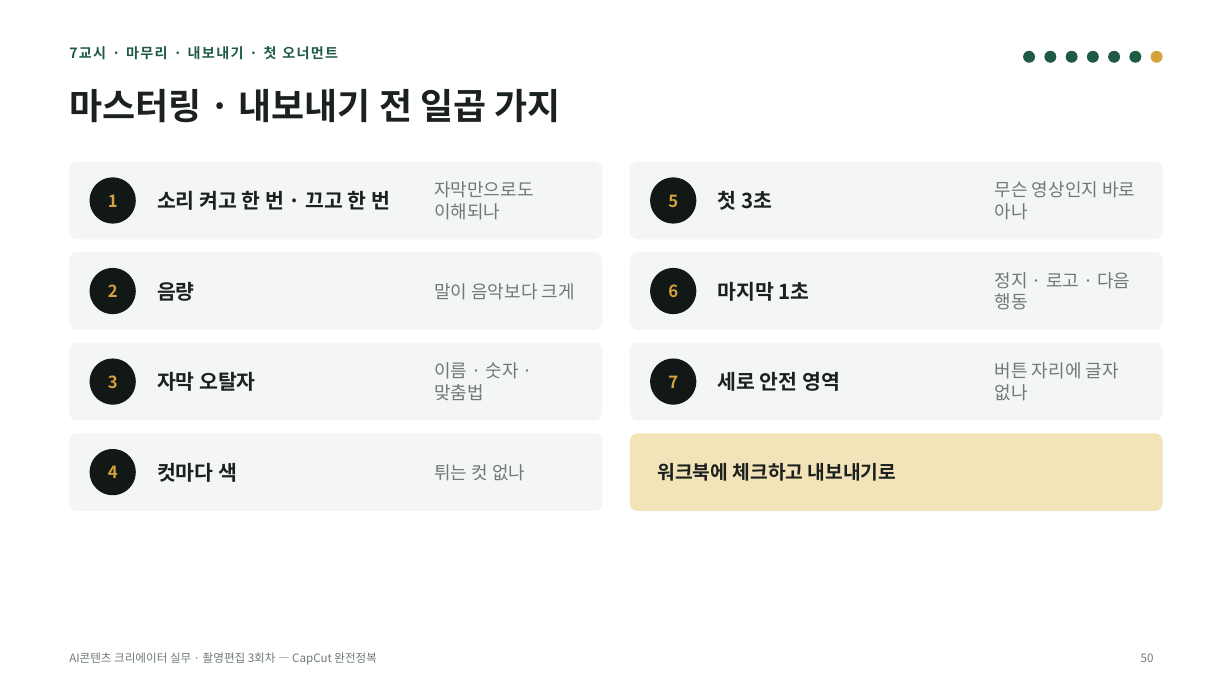
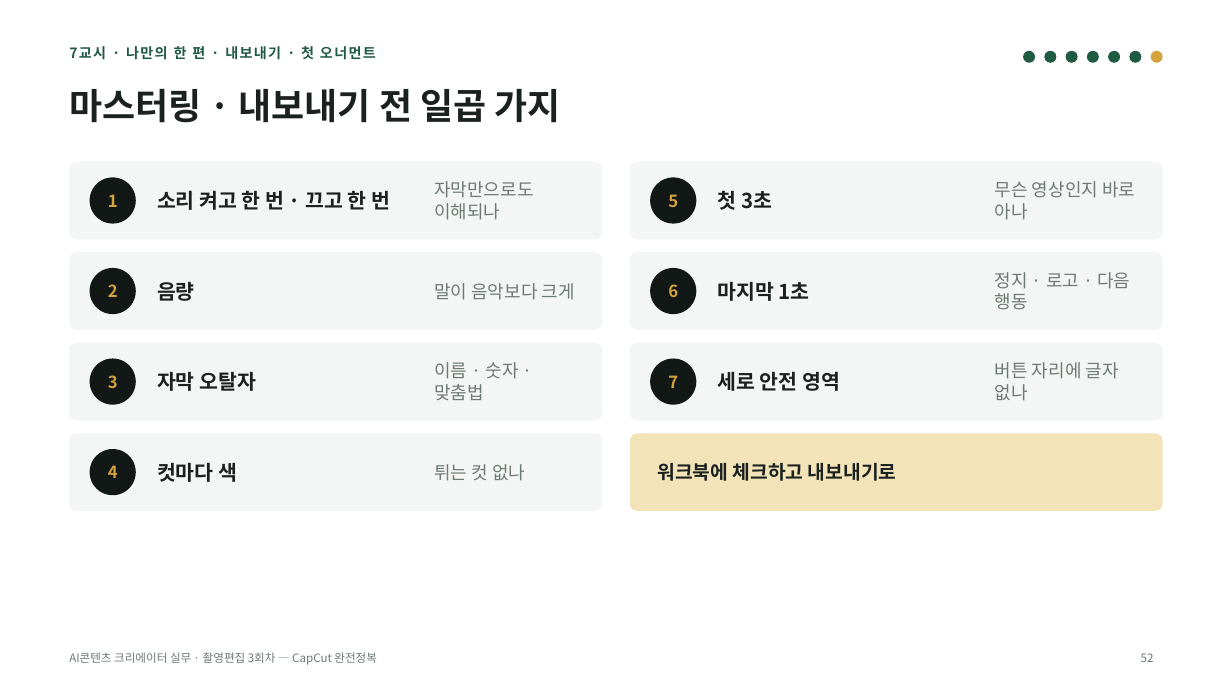
Before and after one commit to yujida/MARUBIT, a slide deck: slide 52 of lectures/03/3회차_CapCut완전정복_슬라이드.pptx (slide 50 before the commit). Drawn at 1232x693 pixels with LibreOffice and Linux fonts; fonts in the diff are those of the drawing. Boxes give left, top, right and bottom in pixels: in the first picture for what was removed or moved away, otherwise in the second. Text is boxed around its words. In the diff, an @@ line names an element or a change of style, - is before the commit and + after.

```diff
--- a/lectures/03/3회차_CapCut완전정복_슬라이드.pptx
+++ b/lectures/03/3회차_CapCut완전정복_슬라이드.pptx
@@ text at [69,46,376,60]: text changed @@
-7교시 · 마무리 · 내보내기 · 첫 오너먼트
+7교시 · 나만의 한 편 · 내보내기 · 첫 오너먼트
@@ page number at [1141,653,1154,662]: text changed @@
-50
+52
```
Also in this commit, not shown: 22 other slides changed, 2 slides added, 4 other files.
